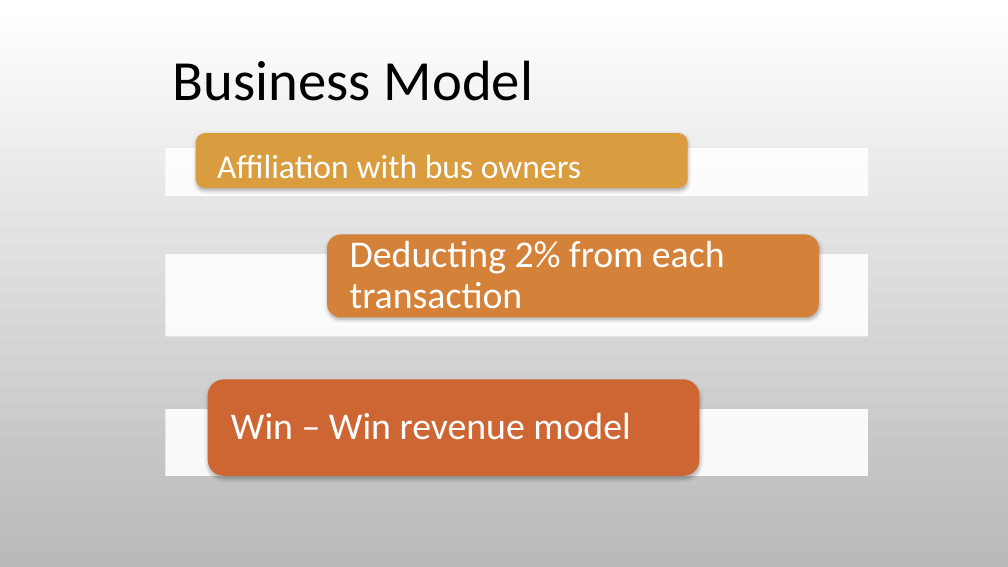
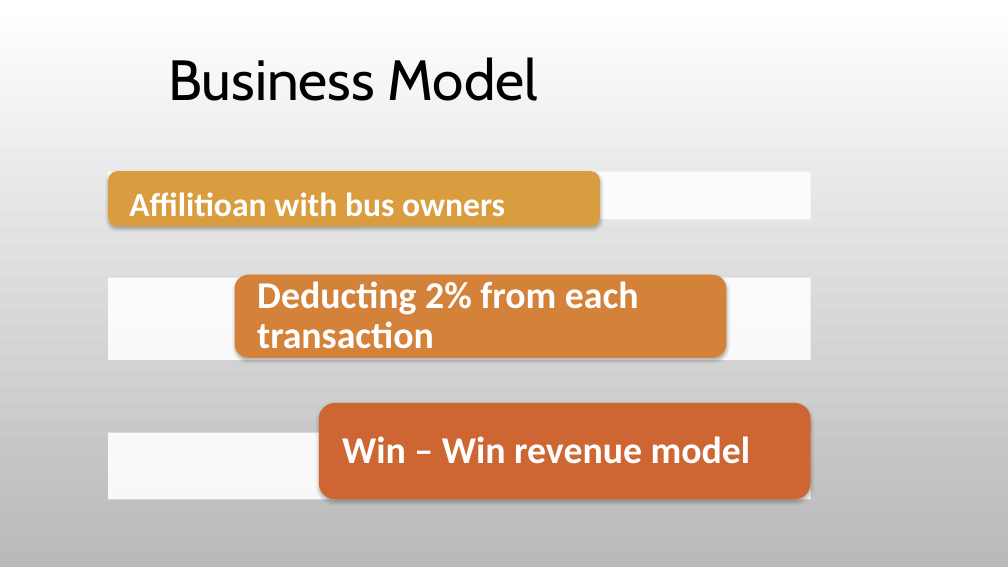
Before and after one commit to jubair172359/hacknsuseason4_TeamOyomoy, a slide deck: slide 9 of TeamOyomoy.pptx. Drawn at 1008x567 pixels with LibreOffice and Linux fonts; fonts in the diff are those of the drawing; background and template pictures are left out. Boxes give left, top, right and bottom in pixels: in the first picture for what was removed or moved away, otherwise in the second. Text is boxed around its words. In the diff, an @@ line names an element or a change of style, - is before the commit and + after.

```diff
--- a/TeamOyomoy.pptx
+++ b/TeamOyomoy.pptx
@@ text "Business Model" at [168, 57, 538, 101]: font Calibri to Cabin @@
@@ rounded rectangle: place and size @@
-rounded rectangle at [196, 133, 688, 188]
+rounded rectangle at [108, 171, 600, 226]
@@ text at [129, 192, 505, 217]: text changed; bold on @@
-Affiliation with bus owners
+Affilitioan with bus owners
@@ rounded rectangle: place and size @@
-rounded rectangle at [327, 234, 820, 318]
+rounded rectangle at [234, 274, 727, 358]
@@ text "Deducting 2% from each transaction" at [257, 281, 639, 349]: bold on @@
@@ text "Deducting 2% from each transaction": place and size @@
-text "Deducting 2% from each transaction" at [350, 240, 725, 318]
+text "Deducting 2% from each transaction" at [257, 281, 639, 349]
@@ rounded rectangle: place and size @@
-rounded rectangle at [208, 380, 700, 476]
+rounded rectangle at [319, 403, 811, 500]
@@ text "Win – Win revenue model": place and size @@
-text "Win – Win revenue model" at [231, 412, 630, 440]
+text "Win – Win revenue model" at [342, 436, 751, 464]
@@ text "Win – Win revenue model" at [342, 436, 751, 464]: bold on @@
@@ 3 rectangles: place and size @@
-3 rectangles at [166, 148, 868, 476]
+3 rectangles at [108, 172, 811, 499]
```
Also in this commit, not shown: 12 other slides changed.
